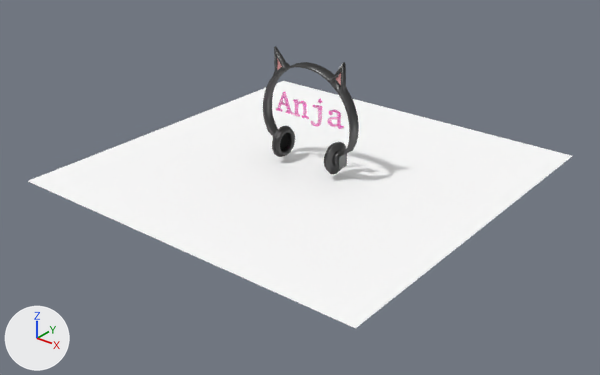
A saved change to the Blender file anja.blend.
One viewpoint serves both versions: a camera (50 mm lens) standing at (11.55, -14.79, 8.45) and looking at (0.32, -0.75, -0.26). Every picture has the same lights, and +X, +Y and +Z are marked at lower left.

Names of what the first picture shows: 'Phones', 'Plane', 'Text.001'.
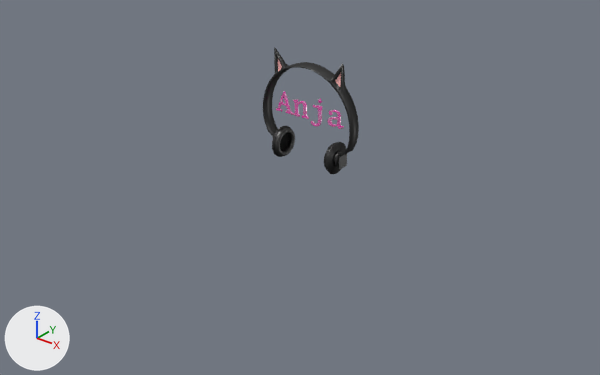
Boxes [x1, y1, x2, y2] around the edits, measured in the pictures (600 x 375 px):
'Plane', hidden
    before: [28, 81, 572, 328]
'Phones', reshaped, moved, modifiers changed
    before: [263, 46, 359, 174]
    after: [263, 47, 359, 174]

Edits to the bpy script that builds the scene:
```text
Add mat_top:
    mat_top = bpy.data.materials.new('Top')
    # nodes: BsdfAnisotropic, BsdfDiffuse, Displacement, Math, MixShader, OutputMaterial, TexVoronoi, UVMap, ValToRGB
    # colours: black #191919, black #000000, black #3b3b3b
Change me_circle_001:
    used by ob_phones; location = (0.0, 0.0, 1.2)
    remove me_circle_001.from_pydata(...)  # 716 vertices, 709 faces, 8 loose edges; spans x 0.0..1.34, y -0.4..0.4, z -1.2..1.61
    add me_circle_001.from_pydata(...)  # 1845 vertices, 1786 faces, 37 loose edges; spans x -1.34..1.34, y -0.4..0.4, z 0.0..2.81
    me_circle_001 part 1: 716 vertices removed from x 0.0..1.34, y -0.4..0.4, z -1.2..1.61; 1845 vertices added at x -1.34..1.34, y -0.4..0.4, z 0.0..2.81
    add me_circle_001.materials.append(mat_top)
Change ob_phones:
    remove _m = ob_phones.modifiers.new('Mirror', 'MIRROR')
    ob_phones.location: (0.0, 0.0, 1.2) -> (0.0, 0.0, 0.0)
Change ob_plane:
    add ob_plane.hide_viewport = True
```
